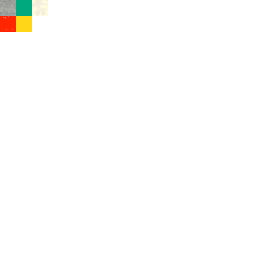
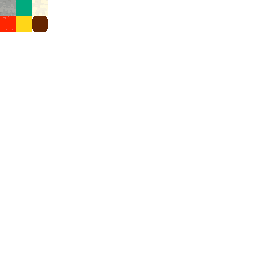
Layer changes from the first 256×256 image to the second:
added layer "Layer #1" above "0-1" over [32, 16, 48, 32]
